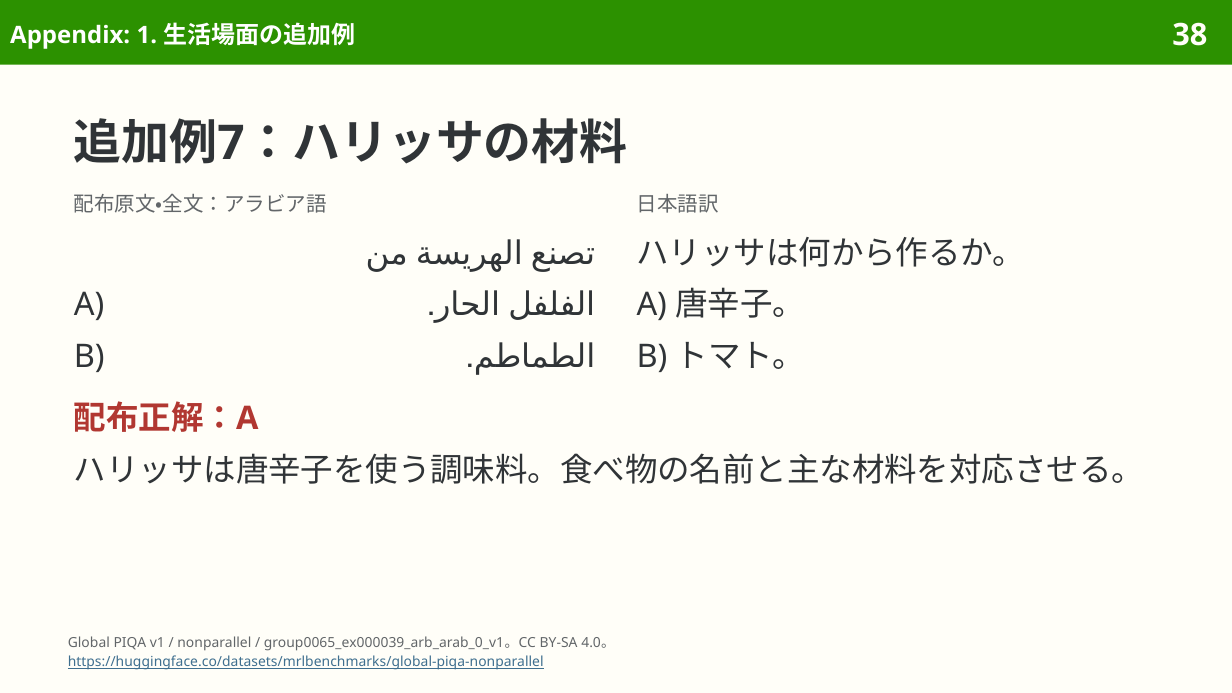
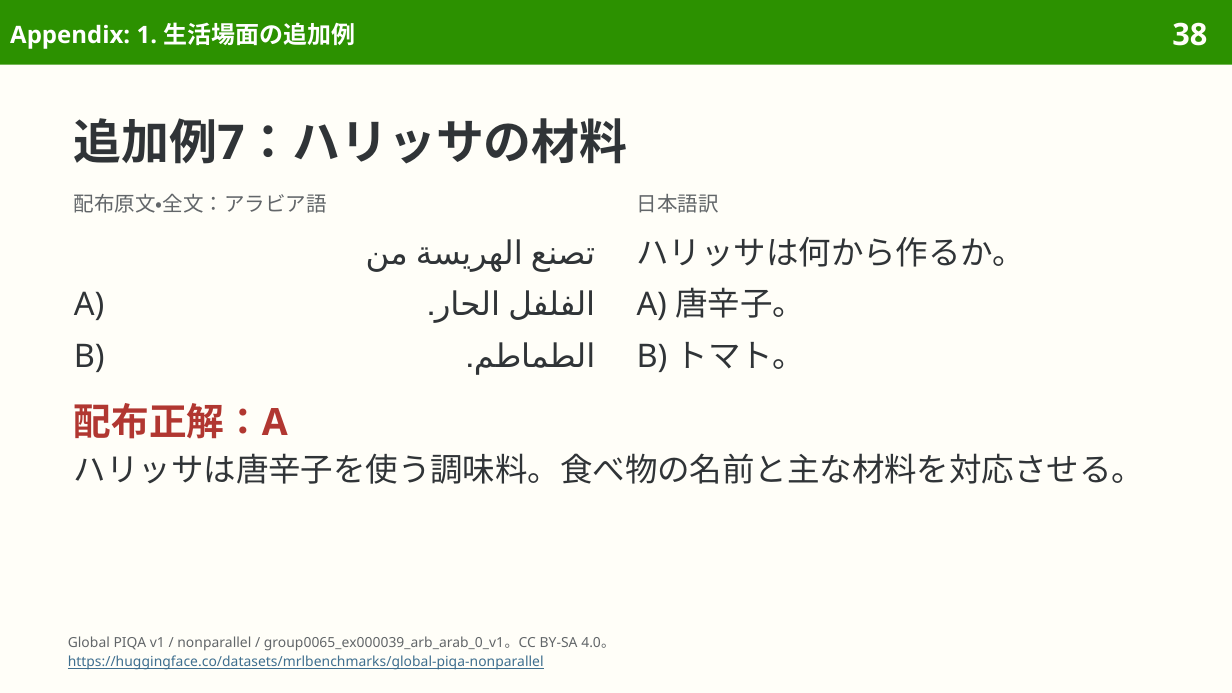
Before and after one commit to sasakiy84/datasets-in-10-minutes, a slide deck: slide 38 of slides/datasets-in-10-minutes-global-piqa.pptx. Drawn at 1232x693 pixels with LibreOffice and Linux fonts; fonts in the diff are those of the drawing. Boxes give left, top, right and bottom in pixels: in the first picture for what was removed or moved away, otherwise in the second. Text is boxed around its words. In the diff, an @@ line names an element or a change of style, - is before the commit and + after.

```diff
--- a/slides/datasets-in-10-minutes-global-piqa.pptx
+++ b/slides/datasets-in-10-minutes-global-piqa.pptx
@@ text "配布正解：A" at bbox=[74, 403, 288, 439]: size 19 to 22 pt; line spacing 22.2pt to 26.4pt @@
```
Also in this commit, not shown: 12 other slides changed, 5 other files.
